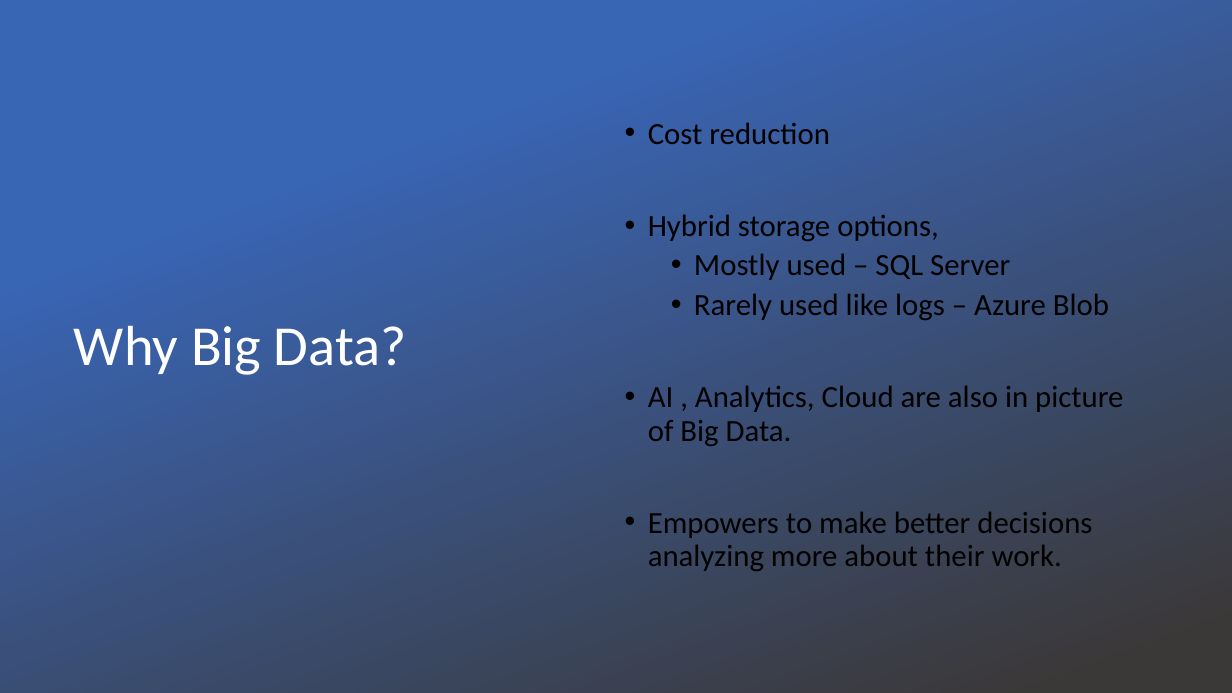
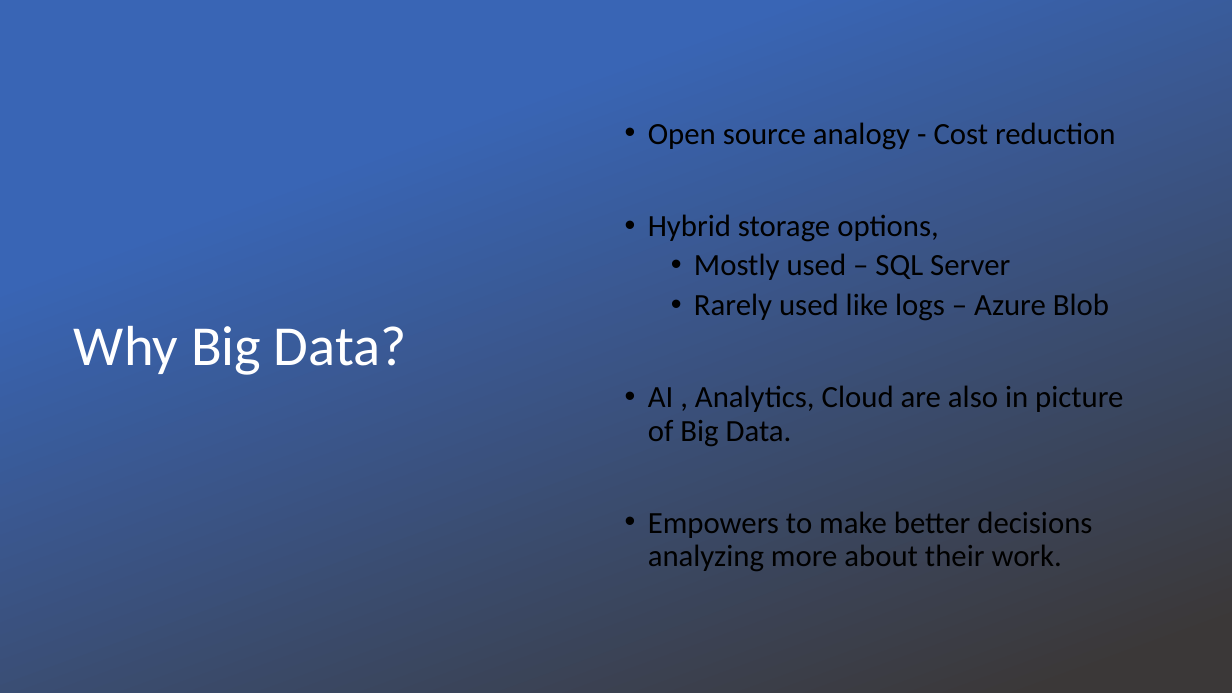
Before and after one commit to dinesarun/common, a slide deck: slide 8 of Big Data + Business Intelligence via Azure/PPT/Data science and Cloud.pptx. Drawn at 1232x693 pixels with LibreOffice and Linux fonts; fonts in the diff are those of the drawing; background and template pictures are left out. Boxes give left, top, right and bottom in pixels: in the first picture for what was removed or moved away, otherwise in the second. Text is boxed around its words. In the diff, an @@ line names an element or a change of style, - is before the commit and + after.

```diff
--- a/Big Data + Business Intelligence via Azure/PPT/Data science and Cloud.pptx
+++ b/Big Data + Business Intelligence via Azure/PPT/Data science and Cloud.pptx
@@ text at [648, 122, 1116, 150]: text changed @@
-• Cost reduction
+• Open source analogy - Cost reduction
```
Also in this commit, not shown: 1 other slide changed, 1 slide added, 1 slide removed, 8 other files.
